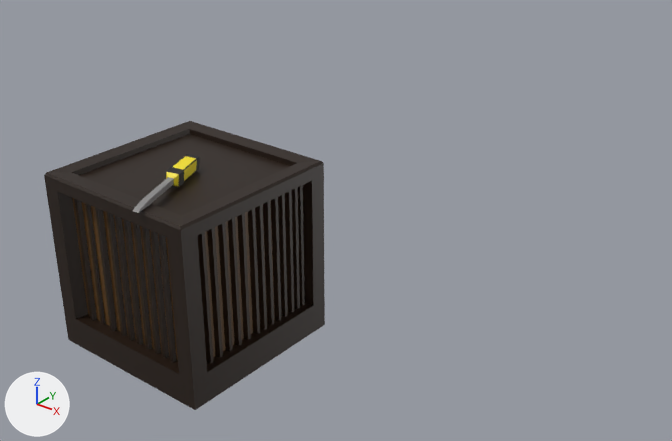
Before and after pictures for a commit that changed the Blender file blender/lowpoly-models/mod-1.blend.
Before and after are seen from a 50 mm camera at (6.7, -0.51, 5.67) aimed at (-1.14, 9.3, -0.41). The lights are fixed; the arrows at lower left show +X, +Y and +Z.
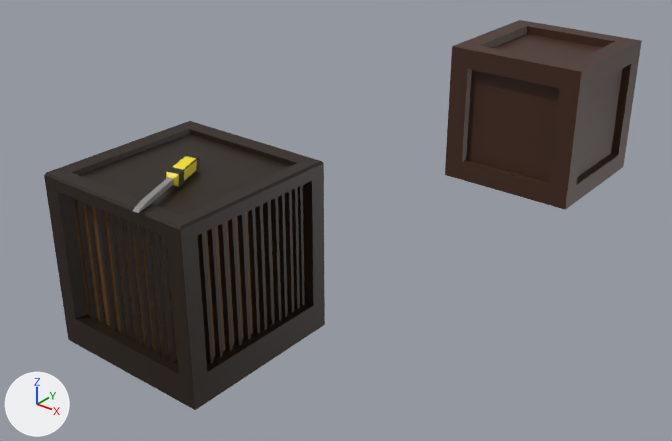
Where the change shows, as pixel boxes [x1, y1, x2, y2] in the pictures (672 x 441 px):
'Cube.003', added (brown)
    after: [445, 20, 642, 210]

Edits to the bpy script that builds the scene:
```text
Add mat_material_002:
    mat_material_002 = principled_material('Material.002')
    mat_material_002.texture = img_imphenziapalette01_png_001
Add me_cube_003:
    me_cube_003.from_pydata(...)  # 156 vertices, 154 faces; spans x -1.0..1.0, y -1.0..1.0, z -1.0..1.0
    me_cube_003.materials.append(mat_material_002)  # picture img_imphenziapalette01_png_001
Add ob_cube_003:
    ob_cube_003 = bpy.data.objects.new('Cube.003', me_cube_003)
    ob_cube_003.location = (0.8, 11.78, 1.09)
```
